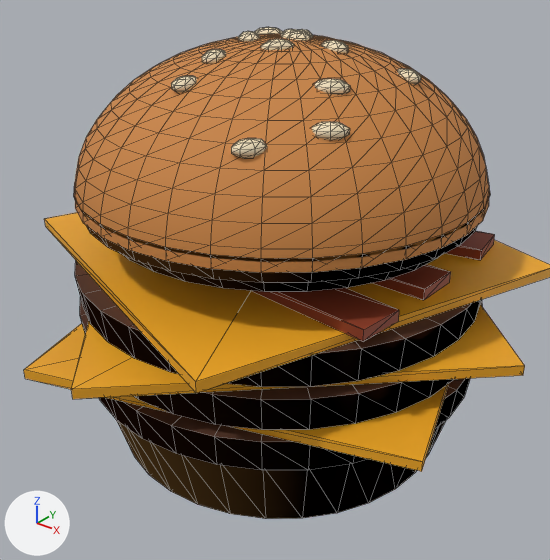
An edit to the glTF model public/modelos/burger-triple.glb, drawn before and after from the same camera.
Both versions are drawn from a 50 mm camera at (0.1658, -0.2109, 0.1912) aimed at (0.0022, -0.0064, 0.0644). Lighting does not change. The marker at lower left points along +X, +Y and +Z. The picture after the commit comes second. Mesh edges are drawn as thin lines. Vertices at exactly the same position are counted once.
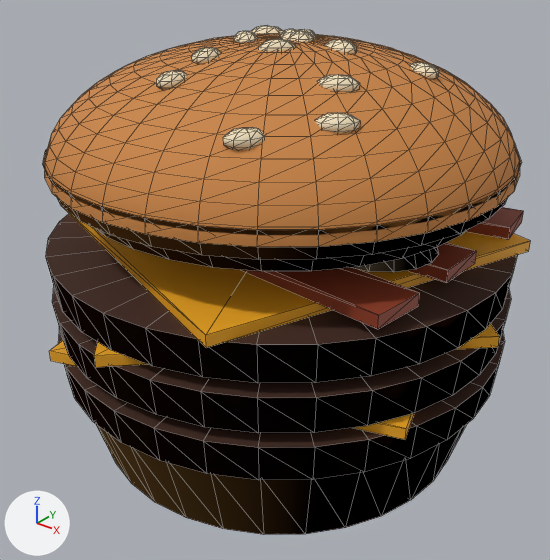
Location of each change, (x1, y1, x2, y2) in pixels of the pictures (550 x 560 px; the box of a moved part takes in the faces that stretch with it):
'Mesh_0', reshaped: before (24, 27, 550, 519); after (43, 26, 530, 534)
part 1 of me_mesh_0, moved or reshaped: before (99, 378, 470, 519); after (58, 329, 505, 534)
part 2 of me_mesh_0, moved or reshaped: before (80, 297, 482, 430); after (52, 288, 511, 433)
part 3 of me_mesh_0, moved or reshaped: before (75, 261, 481, 387); after (46, 214, 518, 383)
part 4 of me_mesh_0, moved or reshaped: before (24, 323, 449, 471); after (49, 340, 415, 439)
part 5 of me_mesh_0, moved or reshaped: before (71, 304, 525, 399); after (94, 323, 500, 367)
part 6 of me_mesh_0, moved or reshaped: before (45, 212, 550, 393); after (66, 210, 530, 348)
part 7 of me_mesh_0, moved or reshaped: before (447, 231, 495, 260); after (467, 207, 524, 239)
part 8 of me_mesh_0, moved or reshaped: before (373, 264, 451, 300); after (408, 243, 477, 283)
part 9 of me_mesh_0, moved or reshaped: before (253, 288, 399, 341); after (242, 268, 420, 329)
part 10 of me_mesh_0, moved or reshaped (not visible before): after (351, 248, 439, 272)
part 11 of me_mesh_0, moved or reshaped: before (74, 184, 490, 292); after (43, 149, 522, 271)
part 12 of me_mesh_0, moved or reshaped: before (75, 34, 489, 273); after (44, 34, 520, 247)
part 13 of me_mesh_0, moved or reshaped: before (202, 49, 226, 64); after (191, 47, 221, 64)
part 14 of me_mesh_0, moved or reshaped: before (238, 31, 260, 42); after (233, 31, 258, 42)
part 15 of me_mesh_0, moved or reshaped: before (254, 27, 283, 35); after (250, 26, 284, 35)
part 16 of me_mesh_0, moved or reshaped: before (171, 76, 196, 93); after (156, 71, 187, 90)
part 17 of me_mesh_0, moved or reshaped: before (315, 79, 350, 95); after (318, 75, 360, 92)
part 18 of me_mesh_0, moved or reshaped: before (397, 69, 421, 85); after (410, 62, 439, 80)
part 19 of me_mesh_0, moved or reshaped: before (312, 122, 350, 140); after (315, 113, 360, 133)
part 20 of me_mesh_0, moved or reshaped: before (231, 29, 348, 158); after (223, 29, 357, 150)

Diff of the bpy script that builds the scene:
```diff
--- a/public/modelos/burger-triple.glb.py
+++ b/public/modelos/burger-triple.glb.py
@@ me_mesh_0 @@
 # used by ob_mesh_0; location = (0.0, 0.0, 0.0)
-me_mesh_0.from_pydata(...)  # 1530 vertices, 2824 faces; spans x -0.099..0.099, y -0.099..0.099, z 0.0..0.155
+me_mesh_0.from_pydata(...)  # 1530 vertices, 2824 faces; spans x -0.09..0.09, y -0.09..0.09, z 0.0..0.155
+# me_mesh_0 part 1: the loose piece of 135 vertices spanning x -0.077..0.077, y -0.077..0.077, z 0.0..0.042 is scaled about the mesh origin by 1.12
+# me_mesh_0 part 2: the loose piece of 68 vertices spanning x -0.077..0.077, y -0.077..0.077, z 0.046..0.058 is scaled about the mesh origin by 1.12
+# me_mesh_0 part 3: the loose piece of 68 vertices spanning x -0.077..0.077, y -0.077..0.077, z 0.062..0.074 is scaled about the mesh origin by 1.12
+# me_mesh_0 part 4: the loose piece of 8 vertices spanning x -0.088..0.088, y -0.088..0.088, z 0.042..0.046 is scaled about the mesh origin by (0.904, 0.904, 1.12)
+# me_mesh_0 part 5: the loose piece of 8 vertices spanning x -0.099..0.099, y -0.099..0.099, z 0.058..0.062 is scaled about the mesh origin by (0.904, 0.904, 1.12)
+# me_mesh_0 part 6: the loose piece of 8 vertices spanning x -0.09..0.09, y -0.09..0.09, z 0.074..0.078 is scaled about the mesh origin by (0.904, 0.904, 1.12)
+# me_mesh_0 part 7: the loose piece of 8 vertices spanning x -0.067..0.067, y 0.01..0.048, z 0.078..0.082 is scaled about the mesh origin by 1.12
+# me_mesh_0 part 8: the loose piece of 8 vertices spanning x -0.067..0.067, y -0.01..0.01, z 0.078..0.082 is scaled about the mesh origin by 1.12
+# me_mesh_0 part 9: the loose piece of 8 vertices spanning x -0.067..0.067, y -0.044..-0.013, z 0.078..0.082 is scaled about the mesh origin by 1.12
+# me_mesh_0 part 10: the loose piece of 34 vertices spanning x 0.017..0.052, y -0.024..0.01, z 0.082..0.089 is scaled about its middle by 1.12, then moved by (0.014, -0.003, 0.01)
+# me_mesh_0 part 11: the loose piece of 134 vertices spanning x -0.074..0.074, y -0.074..0.074, z 0.089..0.104 is scaled about the mesh origin by 1.12
+# me_mesh_0 part 12: the loose piece of 397 vertices spanning x -0.074..0.074, y -0.074..0.074, z 0.099..0.153 is scaled about its middle by (1.12, 1.12, 0.775), then moved by (0.0, 0.0, 0.006)
+# me_mesh_0 part 13: the loose piece of 34 vertices spanning x -0.01..-0.003, y -0.032..-0.021, z 0.146..0.151 is moved by (-0.001, -0.003, 0.001)
+# me_mesh_0 part 14: the loose piece of 34 vertices spanning x -0.013..-0.004, y -0.012..-0.002, z 0.149..0.154 is moved by (-0.001, -0.001, 0.0)
+# me_mesh_0 part 15: the loose piece of 34 vertices spanning x -0.018..-0.008, y 0.004..0.013, z 0.148..0.154 is moved by (-0.002, 0.001, 0.0)
+# me_mesh_0 part 16: the loose piece of 34 vertices spanning x -0.008..-0.001, y -0.048..-0.036, z 0.14..0.145 is moved by (-0.001, -0.005, 0.002)
+# me_mesh_0 part 17: the loose piece of 34 vertices spanning x 0.03..0.04, y -0.025..-0.016, z 0.141..0.146 is moved by (0.004, -0.002, 0.002)
+# me_mesh_0 part 18: the loose piece of 34 vertices spanning x 0.036..0.047, y 0.009..0.017, z 0.139..0.145 is moved by (0.005, 0.002, 0.002)
+# me_mesh_0 part 19: the loose piece of 34 vertices spanning x 0.039..0.049, y -0.038..-0.029, z 0.132..0.137 is moved by (0.005, -0.004, 0.004)
+# me_mesh_0 part 20: 158 of the vertices in x -0.001..0.033, y -0.056..0.01, z 0.128..0.155 are scaled about their middle by (1.12, 1.12, 0.789), then moved by (0.002, -0.003, 0.002)
+# other edits to the shape of me_mesh_0 do not show in these pictures
 me_mesh_0.materials.append(mat_pan)
```
